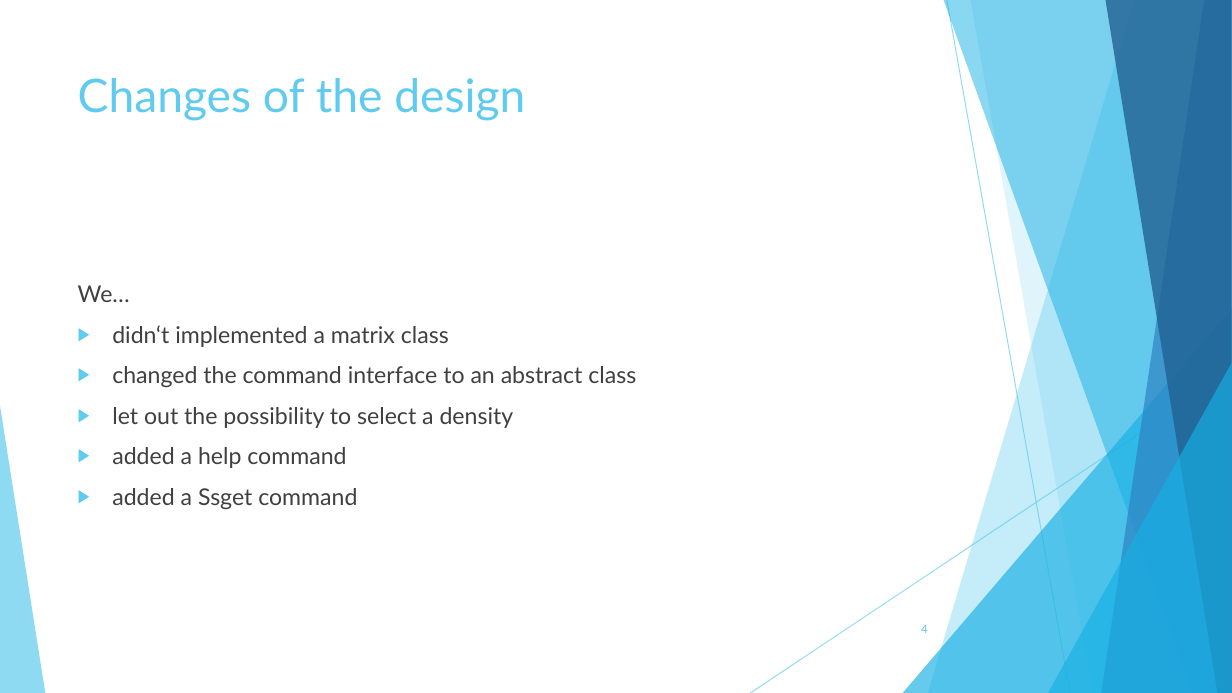
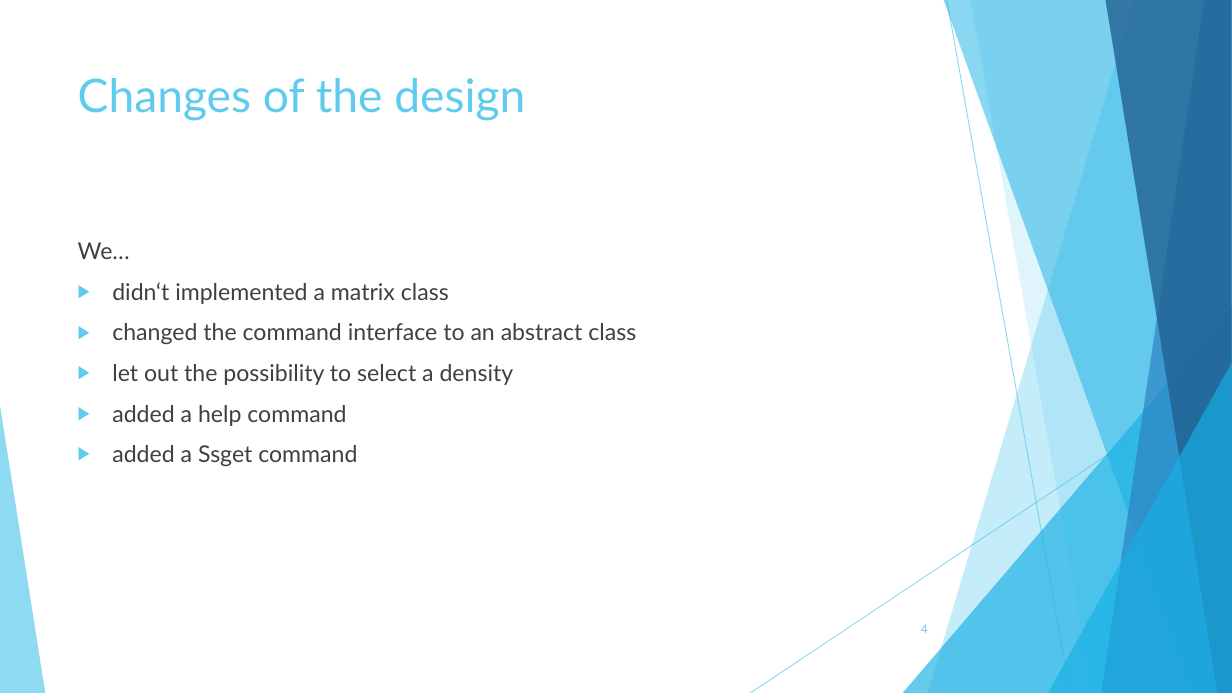
Before and after one commit to TheSlimvReal/PSE---LA-meets-ML, a slide deck: slide 4 of Implementation Sheet/Impl_sheet_presentation.pptx. Drawn at 1232x693 pixels with LibreOffice and Linux fonts; fonts in the diff are those of the drawing. Boxes give left, top, right and bottom in pixels: in the first picture for what was removed or moved away, otherwise in the second. Text is boxed around its words. In the diff, an @@ line names an element or a change of style, - is before the commit and + after.

```diff
--- a/Implementation Sheet/Impl_sheet_presentation.pptx
+++ b/Implementation Sheet/Impl_sheet_presentation.pptx
@@ text "We…": place and size @@
-text "We…" at <box>78,285,636,509</box>
+text "We…" at <box>78,242,636,466</box>
```
Also in this commit, not shown: 3 other slides changed.
